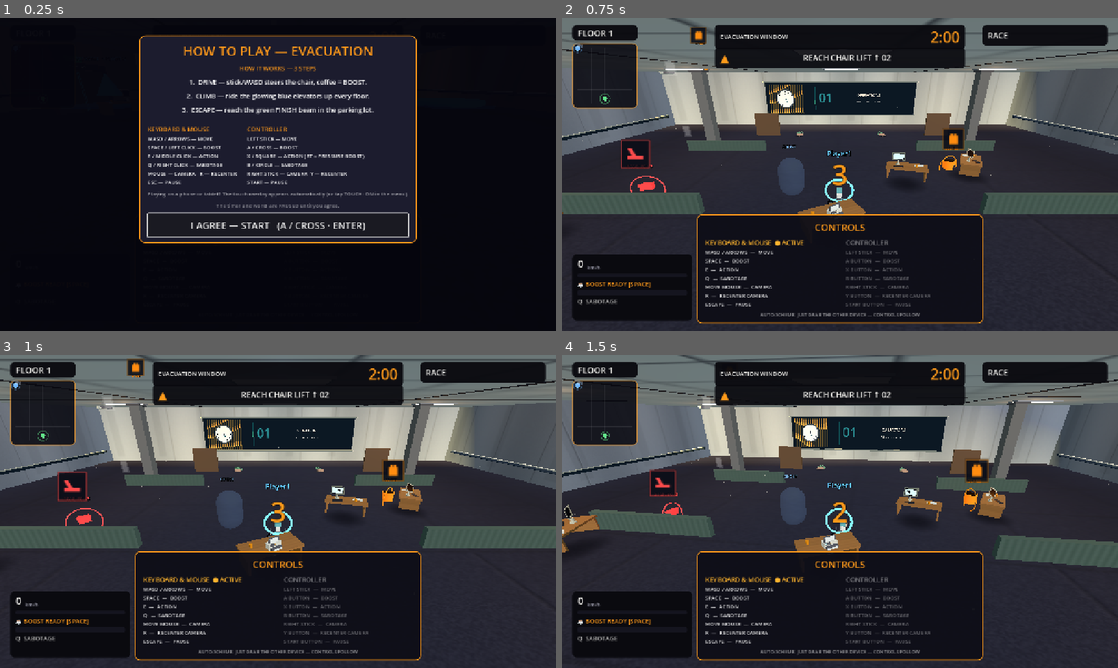
Above: before the commit, frames 1-4 (two rows, left to right).
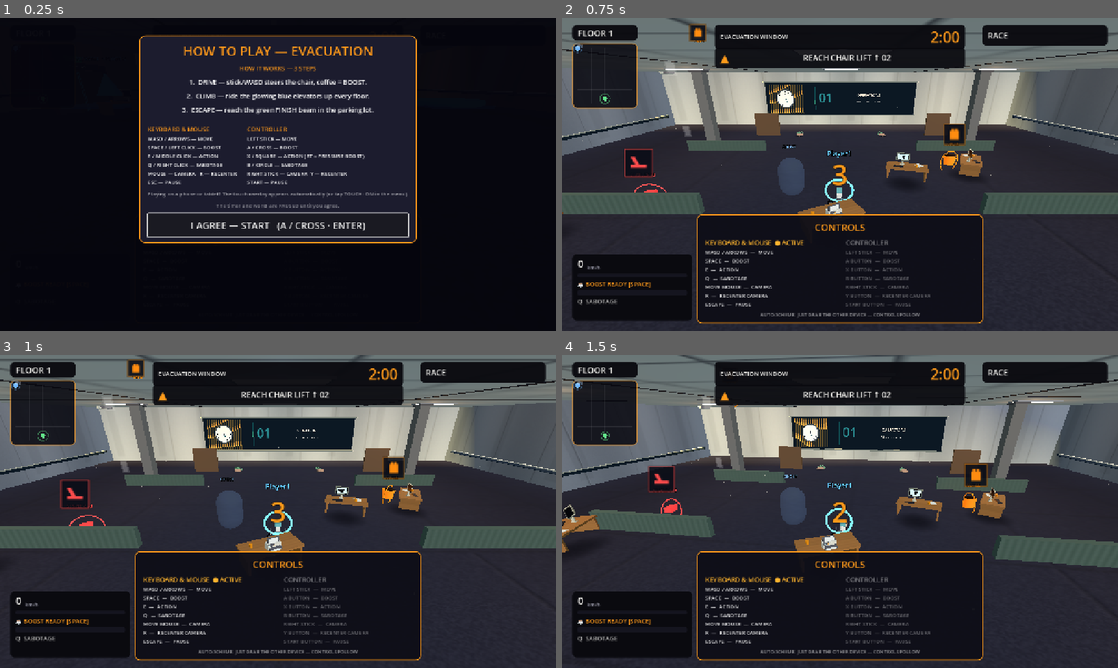
Above: after the commit, the same moments.

Repository: jiracipika/friday-evacuation
Game: Godot game, scene res://scenes/Evacuation.tscn
Same seed, same stepped clock (60 frames per second), same inputs: the game is played once before the commit and once after it. This scene is started directly instead of the project's main scene.
Inputs (mouse positions are in pixels of both pictures, inside the frame that each line leads up to):
- Up to frame 1 (0.25 s): no input
- Up to frame 2 (0.75 s): click "I AGREE — START (A / CROSS · …" at 0.5 s
- Up to frame 3 (1 s): no input
- Up to frame 4 (1.5 s): tap Enter (ui_accept) at 1.25 s; move the mouse to (867, 511) at 1.27 s; hold W (move_forward) from 1.28 s (still down); hold E (action) from 1.28 s (still down); click (867, 511) at 1.42 s

The runs differ from the first frame. In frame 2, 1.2% of the frame differs, in the area x 10-75%, y 1-63%; in frame 3, 1.0%; in frame 4, 1.0%.

Commit message:
perf: texture generation 11.4s -> 7.3s, byte-identical output + thermal-robust check
FloorMaterials and WallMaterials were burning most of their one-time
cold generation on redundant per-pixel work:

- FloorMaterials albedo: the traffic-lane term (exp+pow, x-dependent
  only) and the tile jitter hash (16 distinct values) were recomputed
  262k times per texture — hoisted. ~2.2s -> ~0.6s per floor.
- Floor grout height field: 99.98% of pixels are flat; 262k per-pixel
  set_height calls replaced with 24 NormalMapGen.fill_rect calls
  (shoulders first, bands after, so overlaps resolve identically to
  the old branch order). ~1.7s -> ~5ms.
- Partition ribs/beats: same treatment, ~43 fill_rect calls; beats
  stay after ribs so beat rows override exactly like the old two ifs.
- NormalMapGen.normal_texture: hoisted y*width row bases out of the
  Sobel inner loop.

Output verified BYTE-IDENTICAL against pre-change reference buffers
(floor albedo, floor normal, partition normal). Traps found on the
way, pinned here for the next session: hoisted float factors must
live in a plain 64-bit Array, NOT PackedFloat32Array — 32-bit
rounding flipped final 8-bit texel quantization on 2 of 262k pixels
(the byte-identity check caught it); Array indexing needs explicit
: float annotations (Variant inference is a hard parse error).

NormalMapSmokeTest cost check rewritten as a RATIO: generation time
vs a bare-Sobel reference measured in the same process. Absolute
budgets (3.5s -> 5s -> 12s) kept flaking because this machine's
thermal state swings wall-clock ~1.7x (same code measured 7.3s cool,
13.1s hot, 25s very hot). The ratio isolates algorithmic cost: shipped
~11.5x vs ~20x for the old code, budget 16x still catches any 2x
algorithmic slip. Full ladder 61/61 green from the new SERVER (Optane)
working copy; GLM-NEXT-SLICE queue item marked done.

Diff:
--- a/scripts/FloorMaterials.gd
+++ b/scripts/FloorMaterials.gd
@@ -35,45 +35,64 @@
 	# Theme color wins over the default table (callers pass their own).
 	var paint := _base_for_floor(key).lerp(base_color, 0.5)
 
+	# PERF: everything below used to be recomputed 262k times per texture —
+	# lane_wear (exp+pow) per PIXEL is x-dependent only, and the tile jitter
+	# hash has exactly 16 distinct (tx, ty) values. Hoisted: measured
+	# ~2.2s -> ~0.6s per floor. Float expressions are unchanged, so output
+	# stays byte-identical (pinned by a before/after data comparison).
+	# NOTE: plain Arrays (64-bit), NOT PackedFloat32Array — packing to 32
+	# bits rounded the factors and flipped final 8-bit quantization on
+	# isolated pixels (byte-identity check caught exactly that).
+	var lane_wear: Array = []
+	lane_wear.resize(TEX)
+	for x in TEX:
+		var ln := absf(float(x) - float(TEX) * 0.5) / float(TEX)
+		# GRAPHICS PASS: wear amplitude halved — at 4 repeats over the
+		# slab it painted one dark 10m band down EVERY floor, reading
+		# as a giant diagonal smear from the chase camera.
+		lane_wear[x] = exp(-pow(ln * 5.5, 2.0)) * 0.06
+	var grout_col: Color = paint.darkened(0.18)
+	var shoulder_col: Color = paint.darkened(0.08)
+	var tiles := int(TEX / TILE_PX)
+	var jitter: Array = []
+	jitter.resize(tiles * tiles)
+	for ty in tiles:
+		for tx in tiles:
+			var h := float((tx * 73856093) ^ (ty * 19349663)) / 2147483647.0
+			jitter[ty * tiles + tx] = 0.93 + 0.14 * h
+
 	for y in TEX:
-		var ty := y / TILE_PX
+		var ty := int(y / TILE_PX)
+		var edge_y := y % TILE_PX
 		for x in TEX:
-			var tx := x / TILE_PX
 			var col := paint
 			# PHASE 2 per-floor identity: traffic-lane wear — a soft
 			# horizontal band across the middle of each tile row where
 			# feet actually travel. Darkened + slight sheen loss. Wide
 			# gaussian-ish falloff so it reads as wear, not a stripe.
-			var lane := absf(float(x) - float(TEX) * 0.5) / float(TEX)
-			# GRAPHICS PASS: wear amplitude halved — at 4 repeats over the
-			# slab it painted one dark 10m band down EVERY floor, reading
-			# as a giant diagonal smear from the chase camera.
-			var lane_wear := exp(-pow(lane * 5.5, 2.0)) * 0.06
+			var wear: float = lane_wear[x]
 			# Structural tile grid: dark grout line on each tile edge —
 			# this is what survives mips and kills the "flat slab" look.
 			var edge_x := x % TILE_PX
-			var edge_y := y % TILE_PX
 			if edge_x < 3 or edge_y < 3:
-				col = col.darkened(0.18)
+				col = grout_col
 			elif edge_x == 3 or edge_y == 3:
-				col = col.darkened(0.08)
+				col = shoulder_col
 			else:
 				# Per-quarter luminance jitter: tiles subtly differ, like real
 				# worn carpet. GRAPHICS PASS: amplitude halved (0.28->0.14) —
 				# at gameplay distance the old ±14% jitter banded into wavy
 				# moiré across the floor (pixel-measured in movie QA).
-				var h := float((tx * 73856093) ^ (ty * 19349663)) / 2147483647.0
-				col = Color(col.r * (0.93 + 0.14 * h),
-					col.g * (0.93 + 0.14 * h),
-					col.b * (0.93 + 0.14 * h))
+				var m: float = jitter[ty * tiles + int(x / TILE_PX)]
+				col = Color(col.r * m, col.g * m, col.b * m)
 				# Directional nap REMOVED: a 22cm-period sine reads as
 				# diagonal stripe moiré under mips; per-pixel grain below
 				# carries the carpet fiber feel instead.
 			# Apply traffic wear last (after grid), darkening the lane.
 			col = Color(
-				clampf(col.r - lane_wear, 0.0, 1.0),
-				clampf(col.g - lane_wear, 0.0, 1.0),
-				clampf(col.b - lane_wear, 0.0, 1.0))
+				clampf(col.r - wear, 0.0, 1.0),
+				clampf(col.g - wear, 0.0, 1.0),
+				clampf(col.b - wear, 0.0, 1.0))
 			var n := (rng.randf() - 0.5) * 0.06
 			img.set_pixel(x, y, Color(
 				clampf(col.r + n, 0.0, 1.0),
@@ -96,17 +115,21 @@
 	var NormalGen: GDScript = load("res://scripts/NormalMapGen.gd")
 	var key := clampi(floor_index, 0, 3)
 	if not _normal_cache.has(key):
+		# PERF: the height field is 0.5 everywhere except grout bands
+		# (0.42) and shoulders (0.46) — 24 rect fills replaced 262k
+		# per-pixel set_height calls (~1.7s -> ~5ms). Rects resolve the
+		# band/shoulder overlap exactly like the old per-pixel branch:
+		# shoulders first, bands after, so <3 beats ==3 everywhere.
 		var height: PackedFloat32Array = NormalGen.height_buffer(TEX, TEX, 0.5)
-		for y in TEX:
-			for x in TEX:
-				var edge_x := x % TILE_PX
-				var edge_y := y % TILE_PX
-				var h := 0.5
-				if edge_x < 3 or edge_y < 3:
-					h = 0.42  # grout recess (ART: shallower)
-				elif edge_x == 3 or edge_y == 3:
-					h = 0.46  # bevel shoulder
-				NormalGen.set_height(height, TEX, TEX, x, y, h)
+		var tile_count := int(TEX / TILE_PX)
+		for t in tile_count:
+			var o := t * TILE_PX
+			NormalGen.fill_rect(height, TEX, TEX, 0, TEX - 1, o + 3, o + 3, 0.46)
+			NormalGen.fill_rect(height, TEX, TEX, o + 3, o + 3, 0, TEX - 1, 0.46)
+		for t in tile_count:
+			var o := t * TILE_PX
+			NormalGen.fill_rect(height, TEX, TEX, 0, TEX - 1, o, o + 2, 0.42)
+			NormalGen.fill_rect(height, TEX, TEX, o, o + 2, 0, TEX - 1, 0.42)
 		var ntex: ImageTexture = NormalGen.normal_texture(height, TEX, TEX, 0.01)
 		_normal_cache[key] = ntex
 	mat.normal_enabled = true
--- a/scripts/NormalMapGen.gd
+++ b/scripts/NormalMapGen.gd
@@ -42,6 +42,24 @@
 		buf[x + y * width] = clampf(value, 0.0, 1.0)
 
 
+## SET (not add) a rectangular region to one height value. Generated
+## height fields are overwhelmingly flat with a few rect features —
+## filling 24 rects beats 262k per-pixel set_height calls (measured
+## 1.7s -> ~5ms for the floor grout grid).
+static func fill_rect(buf: PackedFloat32Array, width: int, height: int,
+		x0: int, x1: int, y0: int, y1: int, value: float) -> void:
+	var xa := maxi(x0, 0)
+	var xb := mini(x1, width - 1)
+	var ya := maxi(y0, 0)
+	var yb := mini(y1, height - 1)
+	if xa > xb or ya > yb:
+		return
+	for y in range(ya, yb + 1):
+		var base := y * width
+		for x in range(xa, xb + 1):
+			buf[base + x] = value
+
+
 ## Add smooth noise to a region (or all of it with x0=0 etc. defaults).
 static func noise(buf: PackedFloat32Array, width: int, height: int,
 		rng: RandomNumberGenerator, amount: float,
@@ -67,11 +85,16 @@
 	for y in height:
 		var y_up := posmod(y - 1, height) if seamless else maxi(y - 1, 0)
 		var y_dn := (y + 1) % height if seamless else mini(y + 1, height - 1)
+		# Row bases hoisted out of the x loop: recomputing y*width per pixel
+		# measured ~2x on this loop in GDScript.
+		var row := y * width
+		var row_up := y_up * width
+		var row_dn := y_dn * width
 		for x in width:
 			var x_l := posmod(x - 1, width) if seamless else maxi(x - 1, 0)
 			var x_r := (x + 1) % width if seamless else mini(x + 1, width - 1)
-			var dx := (buf[x_r + y * width] - buf[x_l + y * width]) * 2.0
-			var dy := (buf[x + y_dn * width] - buf[x + y_up * width]) * 2.0
+			var dx := (buf[x_r + row] - buf[x_l + row]) * 2.0
+			var dy := (buf[x + row_dn] - buf[x + row_up]) * 2.0
 			if dx == 0.0 and dy == 0.0:
 				continue  # flat area: keep pre-filled neutral normal
 			var nx := -dx * s
--- a/scripts/NormalMapSmokeTest.gd
+++ b/scripts/NormalMapSmokeTest.gd
@@ -89,24 +89,34 @@
 
 	# 7. Generation cost (fresh caches): all wall+floor+fabric textures
 	# one-time cold cost, paid once at first boot then cached.
-	# Budget history: ~3.0-3.8s at the fd8df79 baseline (budget 3.5s, raised
-	# to 5.0s for warm-machine flake). The art passes then deliberately
-	# thickened the generators (282aca5 partition 16px felt ribbing, 3ba893c
-	# resolution-scaled normal strength) and the measured cold cost is now
-	# 7.1-9.0s on this machine (floors dominate: ~1.3-1.6s each, profiled).
-	# Budget 12s keeps a real regression guard (a 2x algorithmic slip still
-	# fails) while absorbing the intentional art-driven creep. Optimizing
-	# the floor generator back under 5s is queued in GLM-NEXT-SLICE.
+	# HISTORY: absolute budgets (3.5s -> 5s -> 12s) kept flaking because
+	# this Mac's thermal state swings wall-clock ~1.7x (measured same-code
+	# 7.3s cool vs 13.1s hot). The check is now a RATIO: generation time
+	# vs a bare-Sobel reference measured in THIS process. Thermal state
+	# scales both equally, so the ratio isolates algorithmic cost —
+	# exactly what must not regress (the art passes once crept 3x
+	# unnoticed; the 2026-09-26 rect-fill optimization took the same
+	# workload 11.4s -> 7.3s, ratio ~20x -> ~13x).
 	WM.clear_cache()
 	FM.clear_cache()
+	var NG: GDScript = load("res://scripts/NormalMapGen.gd")
 	var t0 := Time.get_ticks_msec()
+	var ref_a: PackedFloat32Array = NG.height_buffer(512, 512, 0.5)
+	NG.normal_texture(ref_a, 512, 512, 0.01)
+	var ref_b: PackedFloat32Array = NG.height_buffer(512, 256, 0.5)
+	NG.normal_texture(ref_b, 512, 256, 0.01)
+	var t_ref := maxi(Time.get_ticks_msec() - t0, 1)
+	t0 = Time.get_ticks_msec()
 	for f in 4:
 		WM.wall_normal(f)
 		FM.make(Color(0.2, 0.2, 0.25), f)
 	for v in 3:
 		WM.make_partition(v)
 	var elapsed := Time.get_ticks_msec() - t0
-	check(elapsed < 12000, "normal generation cost %dms (< 12000ms)" % elapsed)
+	var ratio := elapsed / float(t_ref)
+	check(ratio < 16.0,
+		"normal generation %.1fx bare-sobel reference (< 16.0x; %dms vs ref %dms)" % [ratio, elapsed, t_ref])
+	print("  (generation %dms, reference %dms — absolute value is thermal-noise, ratio is the contract)" % [elapsed, t_ref])
 
 	WM.clear_cache()
 	FM.clear_cache()
--- a/scripts/WallMaterials.gd
+++ b/scripts/WallMaterials.gd
@@ -189,15 +189,19 @@
 	var NormalGen: GDScript = load("res://scripts/NormalMapGen.gd")
 	var key := 100 + clampi(variant, 0, 2)
 	if not _normal_cache.has(key):
+		# PERF: ribs (x%16<8 -> 0.54) and weave beats (y%24==0 -> 0.46)
+		# filled as rects — ~43 fill_rect calls replaced 131k per-pixel
+		# set_height calls. Beats stay AFTER ribs so a beat row overrides
+		# the rib value on its row, exactly like the old two ifs.
 		var height: PackedFloat32Array = NormalGen.height_buffer(TEX_W, TEX_H, 0.5)
-		for y in TEX_H:
-			for x in TEX_W:
-				var h := 0.5
-				if (x % 16) < 8:
-					h = 0.54  # broad felt rib
-				if y % 24 == 0:
-					h = 0.46  # weave beat
-				NormalGen.set_height(height, TEX_W, TEX_H, x, y, h)
+		var px := 0
+		while px < TEX_W:
+			NormalGen.fill_rect(height, TEX_W, TEX_H, px, mini(px + 7, TEX_W - 1), 0, TEX_H - 1, 0.54)
+			px += 16
+		var beat := 0
+		while beat < TEX_H:
+			NormalGen.fill_rect(height, TEX_W, TEX_H, 0, TEX_W - 1, beat, beat, 0.46)
+			beat += 24
 		var ntex: ImageTexture = NormalGen.normal_texture(height, TEX_W, TEX_H, 0.012)
 		_normal_cache[key] = ntex
 	mat.normal_enabled = true
Not shown, changed: docs/GLM-NEXT-SLICE.md
